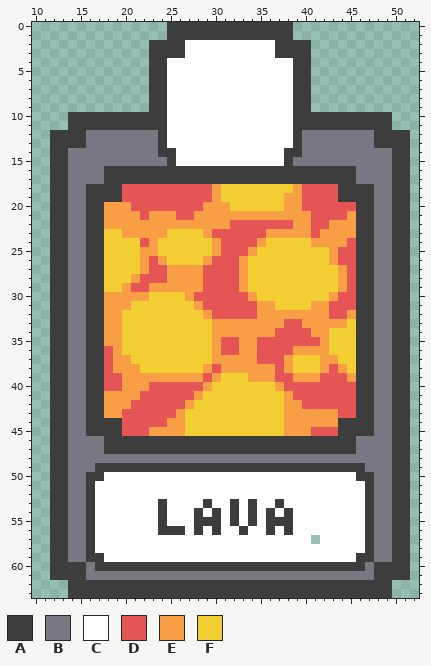
Pixel-art sprite, stored at src/images/card-lava.png. This is how it looked before the edit.
The file is 64x64 pixels. Shown: x 10..52, y 0..63.
Palette (. is transparent): A #3d3d3d  B #797882  C #ffffff  D #e65555  E #f89f45  F #f2ce33
Pixels before (only the part around the change), first column x 19:
46 AAAAAAAAAAAAAAAAAAAAAAAAAAABBBBAA
47 AAAAAAAAAAAAAAAAAAAAAAAAAAABBBBAA
48 BBBBBBBBBBBBBBBBBBBBBBBBBBBBBBBAA
49 AAAAAAAAAAAAAAAAAAAAAAAAAAAABBBAA
50 CCCCCCCCCCCCCCCCCCCCCCCCCCCAABBAA
51 CCCCCCCCCCCCCCCCCCCCCCCCCCCCABBAA
52 CCCCCCCCCCCCCCCCCCCCCCCCCCCCABBAA
53 CCCCCACCCCACCACACCACCCCCCCCCABBAA
54 CCCCCACCCACACACACACACCCCCCCCABBAA
55 CCCCCACCCAAACACACAAACCCCCCCCABBAA
56 CCCCCAAACACACCACCACACCCCCCCCABBAA
57 CCCCCCCCCCCCCCCCCCCCCC.CCCCCABBAA
58 CCCCCCCCCCCCCCCCCCCCCCCCCCCCABBAA
59 CCCCCCCCCCCCCCCCCCCCCCCCCCCAABBAA
60 AAAAAAAAAAAAAAAAAAAAAAAAAAAABAAAA
61 BBBBBBBBBBBBBBBBBBBBBBBBBBBBBAAAA
62 AAAAAAAAAAAAAAAAAAAAAAAAAAAAAAA..
63 AAAAAAAAAAAAAAAAAAAAAAAAAAAAAAA..
New version:
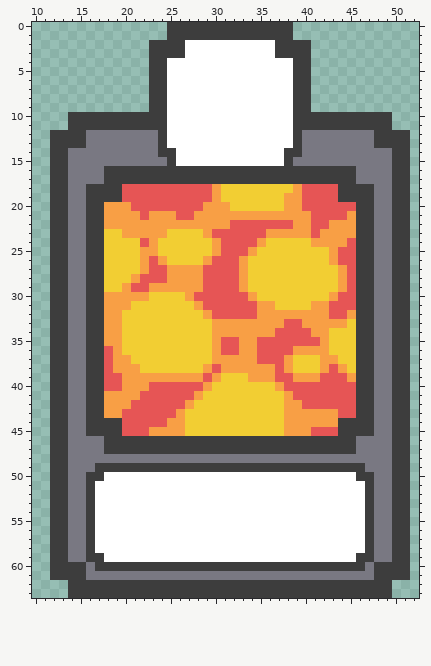
Author's note on the commit: BIG improve for card creation
The edit:
There is now colour C in row 57 at x 41.
The edit turns colour A into colour C in row 53 at x 24, 29, 32, 34 and 37; in row 54 at x 24, 28, 30, 32, 34, 36 and 38; in row 55 at x 24, 28 to 30, 32, 34 and 36 to 38; in row 56 at x 24 to 26, 28, 30, 33, 36 and 38.
Changed places in both pictures, as pixel boxes (x1, y1, x2, y2):
changed: (158, 499, 320, 544)
